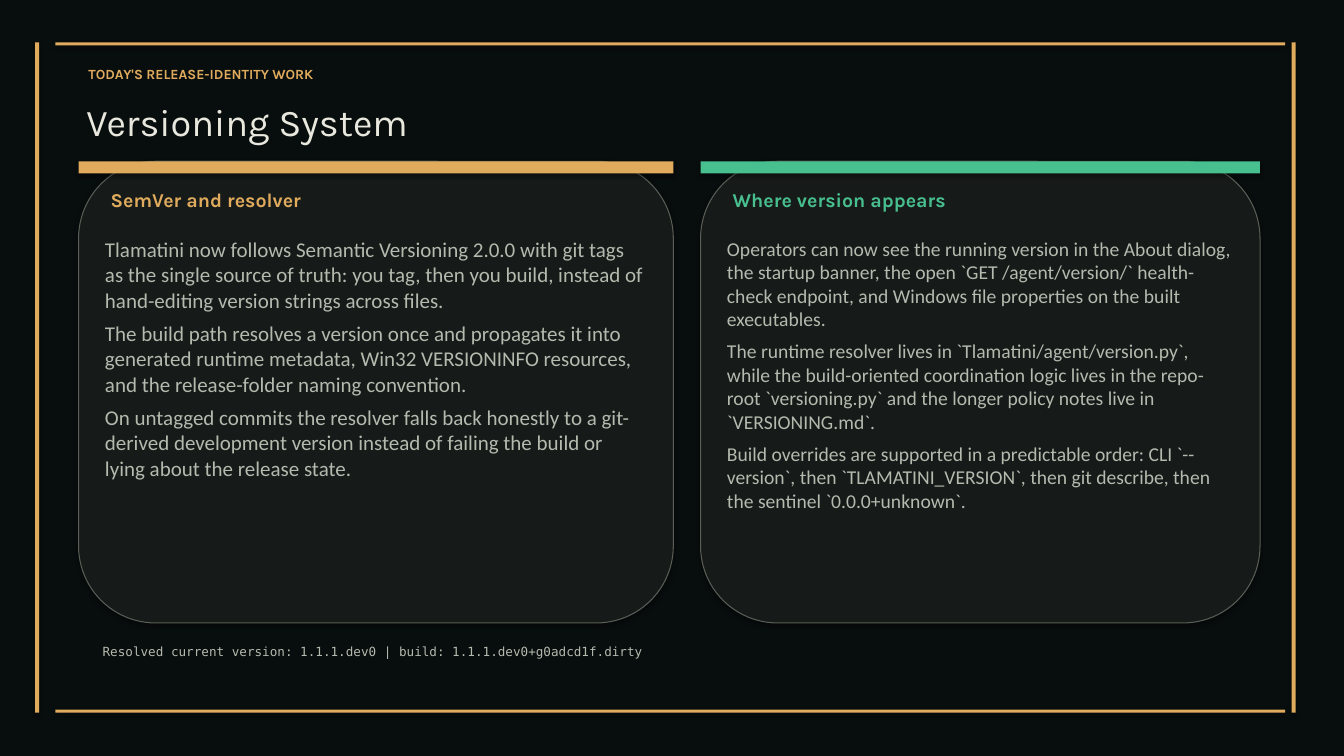
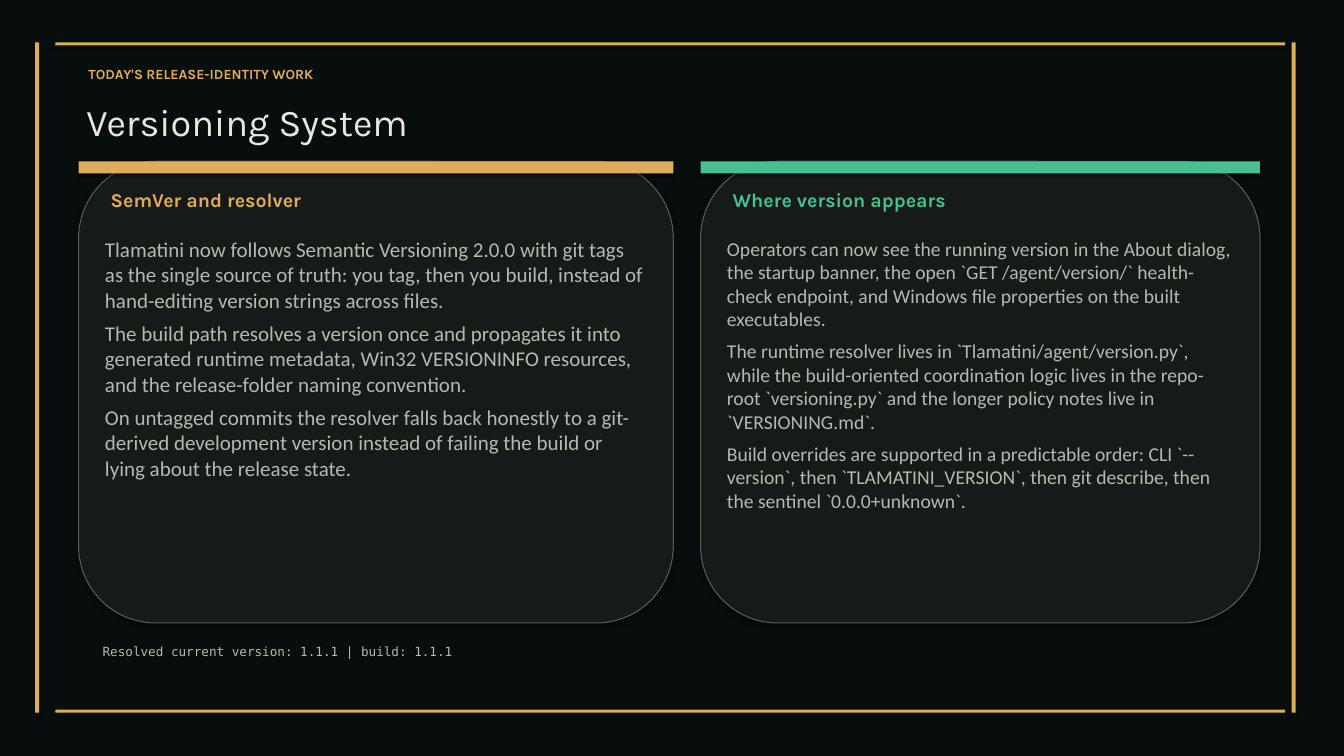
Before and after one commit to XAIHT/Tlamatini, a slide deck: slide 15 of Tlamatini_eXtended_Artificial_Intelligence_Humanly_Tempered.pptx. Drawn at 1344x756 pixels with LibreOffice and Linux fonts; fonts in the diff are those of the drawing. Boxes give left, top, right and bottom in pixels: in the first picture for what was removed or moved away, otherwise in the second. Text is boxed around its words. In the diff, an @@ line names an element or a change of style, - is before the commit and + after.

```diff
--- a/Tlamatini_eXtended_Artificial_Intelligence_Humanly_Tempered.pptx
+++ b/Tlamatini_eXtended_Artificial_Intelligence_Humanly_Tempered.pptx
@@ text at (103,646,452,656): text changed @@
-Resolved current version: 1.1.1.dev0 | build: 1.1.1.dev0+g0adcd1f.dirty
+Resolved current version: 1.1.1 | build: 1.1.1
```
Also in this commit, not shown: 4 other slides changed, 1 slide removed, 7 other files.
